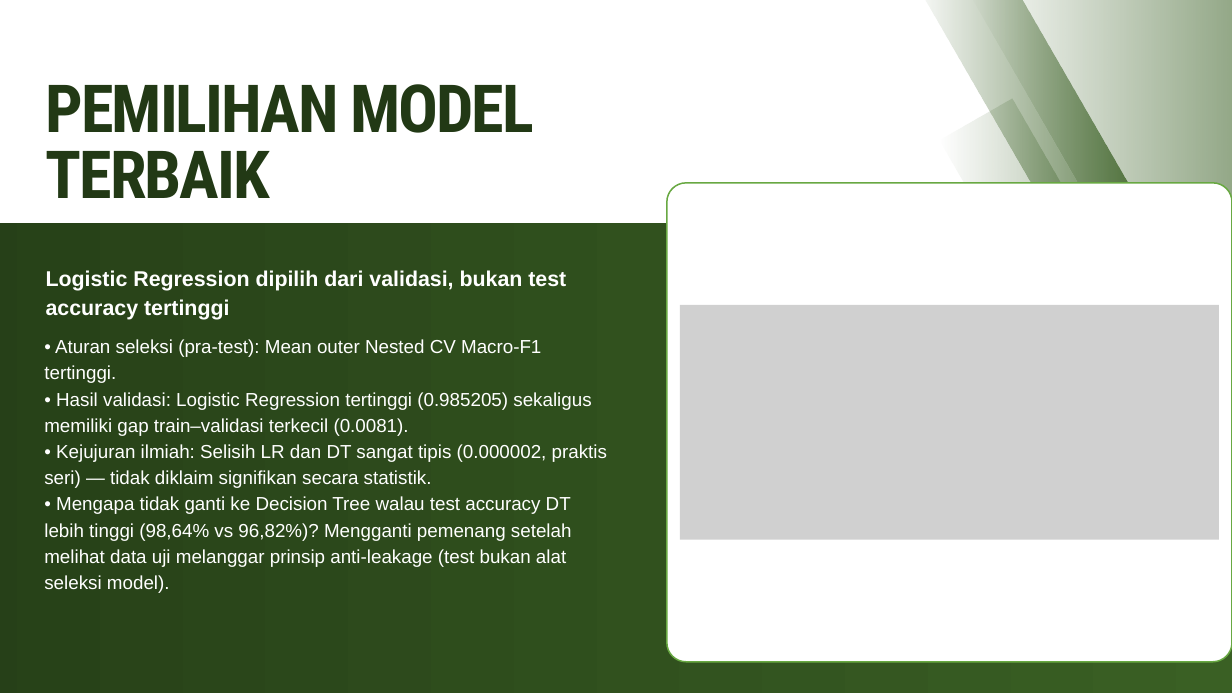
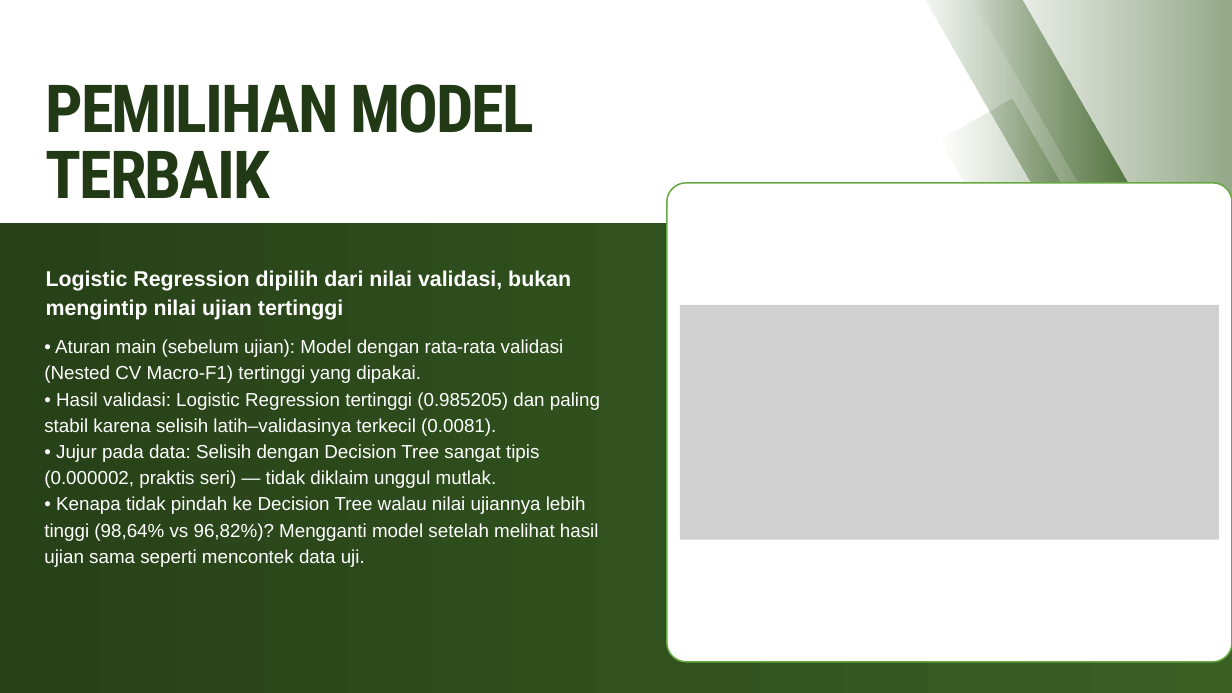
Before and after one commit to mikhailazka-dotcom/ML2026_TEK1302_Kelompok7_TunasMatch, a slide deck: slide 13 of presentation/Laporan_Proyek_Tanaman.pptx. Drawn at 1232x693 pixels with LibreOffice and Linux fonts; fonts in the diff are those of the drawing; grey boxes stand for pictures. Boxes give left, top, right and bottom in pixels: in the first picture for what was removed or moved away, otherwise in the second. Text is boxed around its words. In the diff, an @@ line names an element or a change of style, - is before the commit and + after.

```diff
--- a/presentation/Laporan_Proyek_Tanaman.pptx
+++ b/presentation/Laporan_Proyek_Tanaman.pptx
@@ text at <box>46,270,571,320</box>: text changed @@
-Logistic Regression dipilih dari validasi, bukan test accuracy tertinggi
+Logistic Regression dipilih dari nilai validasi, bukan mengintip nilai ujian tertinggi
@@ text at <box>44,339,600,567</box>: text changed @@
-• Aturan seleksi (pra-test): Mean outer Nested CV Macro-F1 tertinggi.
-• Hasil validasi: Logistic Regression tertinggi (0.985205) sekaligus memiliki gap train–validasi terkecil (0.0081).
-• Kejujuran ilmiah: Selisih LR dan DT sangat tipis (0.000002, praktis seri) — tidak diklaim signifikan secara statistik.
-• Mengapa tidak ganti ke Decision Tree walau test accuracy DT lebih tinggi (98,64% vs 96,82%)? Mengganti pemenang setelah melihat data uji melanggar prinsip anti-leakage (test bukan alat seleksi model).
+• Aturan main (sebelum ujian): Model dengan rata-rata validasi (Nested CV Macro-F1) tertinggi yang dipakai.
+• Hasil validasi: Logistic Regression tertinggi (0.985205) dan paling stabil karena selisih latih–validasinya terkecil (0.0081).
+• Jujur pada data: Selisih dengan Decision Tree sangat tipis (0.000002, praktis seri) — tidak diklaim unggul mutlak.
+• Kenapa tidak pindah ke Decision Tree walau nilai ujiannya lebih tinggi (98,64% vs 96,82%)? Mengganti model setelah melihat hasil ujian sama seperti mencontek data uji.
```
Also in this commit, not shown: 16 other slides changed, 5 other files.
